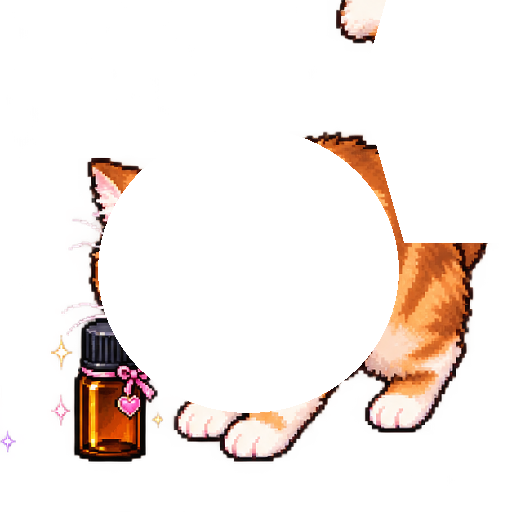
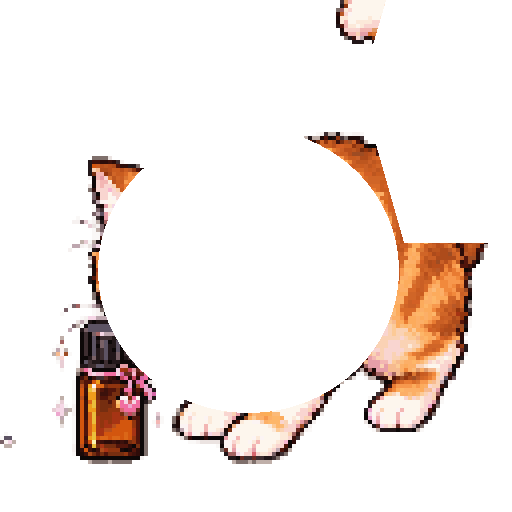
Layer changes from the first 512x512 image to the second:
painted on "head" over [98, 131, 399, 413]
painted on "tail" over [370, 4, 404, 243]
